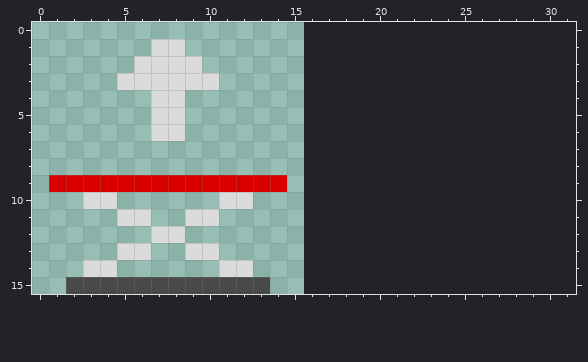
Edited in one commit: pixel-art sprite (gfx/entities.png). The picture above is the old version.
The file is 16x16 pixels. The old version is drawn lined up with the new one, on the new canvas.
And afterwards:
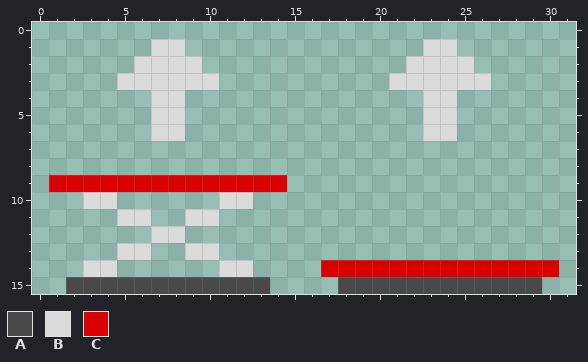
Palette (. is transparent): A #494949  B #dbdbdb  C #db0000
Difference:
canvas 16x16 -> 32x16
Colour A is added in row 15 at x 18 to 29.
Colour B is added in row 1 at x 23 to 24; in row 2 at x 22 to 25; in row 3 at x 21 to 26; in rows 4 to 6 at x 23 to 24.
Colour C is added in row 14 at x 17 to 30.
Changed places in both pictures, as pixel boxes (x1, y1, x2, y2):
added: (389, 39, 491, 141)
added: (321, 260, 559, 294)
